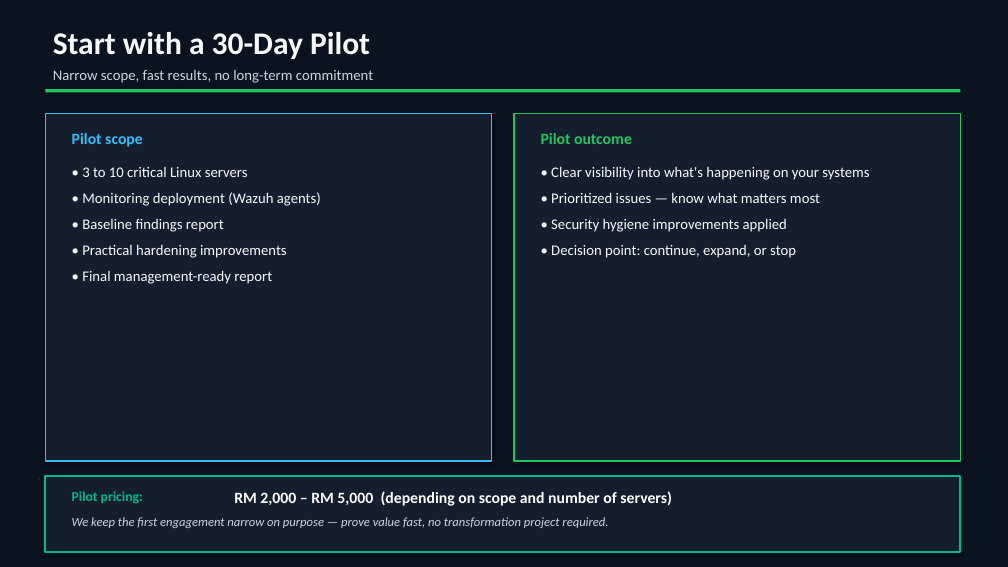
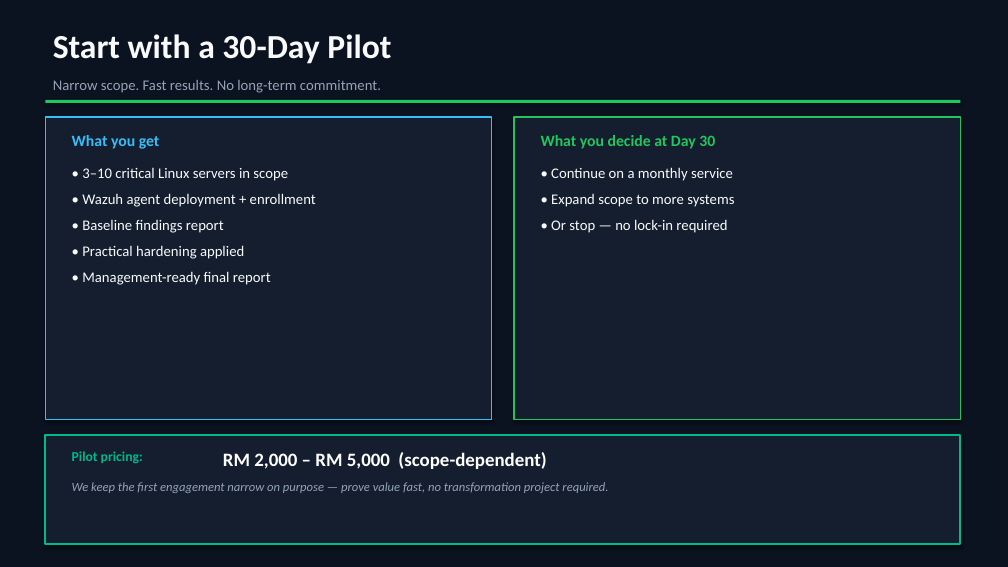
Before and after one commit to joseph118789-max/sentinel-ops, a slide deck: slide 7 of sales/Sentinel_Ops_Sales_Deck.pptx. Drawn at 1008x567 pixels with LibreOffice and Linux fonts; fonts in the diff are those of the drawing. Boxes give left, top, right and bottom in pixels: in the first picture for what was removed or moved away, otherwise in the second. Text is boxed around its words. In the diff, an @@ line names an element or a change of style, - is before the commit and + after.

```diff
--- a/sales/Sentinel_Ops_Sales_Deck.pptx
+++ b/sales/Sentinel_Ops_Sales_Deck.pptx
@@ text "Start with a 30-Day Pilot" at (53,34,391,64): size 30 to 32 pt @@
@@ text at (53,80,381,93): text changed; text colour #CBD5E1 to #94A3B8 @@
-Narrow scope, fast results, no long-term commitment
+Narrow scope. Fast results. No long-term commitment.
@@ rectangle: place and size @@
-rectangle at (45,89,960,92)
+rectangle at (45,100,960,103)
@@ rectangle: place and size @@
-rectangle at (45,113,492,461)
+rectangle at (45,117,492,420)
@@ rectangle: place and size @@
-rectangle at (514,113,960,461)
+rectangle at (514,117,960,420)
@@ text at (72,135,160,149): text changed @@
-Pilot scope
+What you get
@@ text at (541,135,715,149): text changed @@
-Pilot outcome
+What you decide at Day 30
@@ text at (82,168,316,207): text changed @@
-• 3 to 10 critical Linux servers
-• Monitoring deployment (Wazuh agents)
+• 3–10 critical Linux servers in scope
+• Wazuh agent deployment + enrollment
@@ text at (551,167,734,233): text changed @@
-• Clear visibility into what's happening on your systems
-• Prioritized issues — know what matters most
-• Security hygiene improvements applied
-• Decision point: continue, expand, or stop
+• Continue on a monthly service
+• Expand scope to more systems
+• Or stop — no lock-in required
@@ text at (82,245,271,285): text changed @@
-• Practical hardening improvements
-• Final management-ready report
+• Practical hardening applied
+• Management-ready final report
@@ rectangle: place and size @@
-rectangle at (45,476,960,552)
+rectangle at (45,435,960,544)
@@ text "Pilot pricing:": place and size @@
-text "Pilot pricing:" at (72,491,143,504)
+text "Pilot pricing:" at (72,451,143,464)
@@ text "We keep the first engagement ...": place and size @@
-text "We keep the first engagement ..." at (72,517,608,528)
+text "We keep the first engagement ..." at (72,482,608,493)
@@ text "We keep the first engagement ..." at (72,482,608,493): text colour #CBD5E1 to #94A3B8 @@
@@ text at (223,452,546,469): text changed; size 15 to 18 pt @@
-RM 2,000 – RM 5,000 (depending on scope and number of servers)
+RM 2,000 – RM 5,000 (scope-dependent)
```
Also in this commit, not shown: 8 other slides changed.
